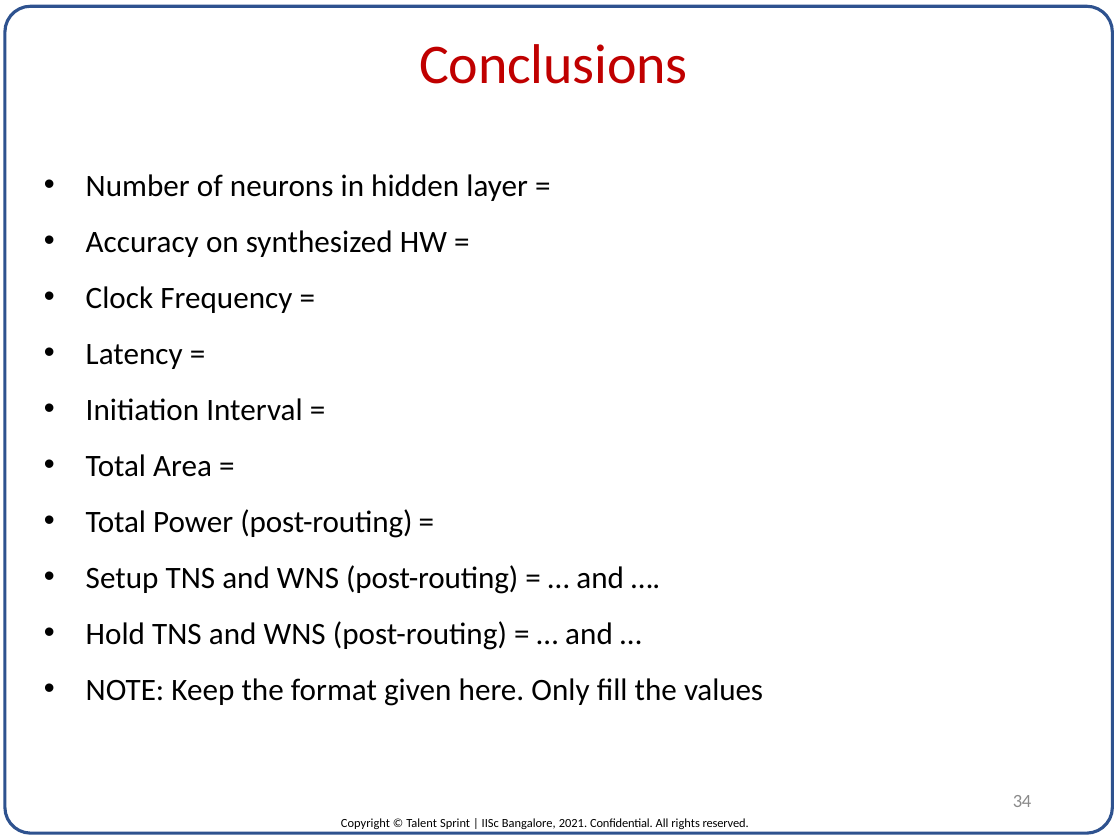
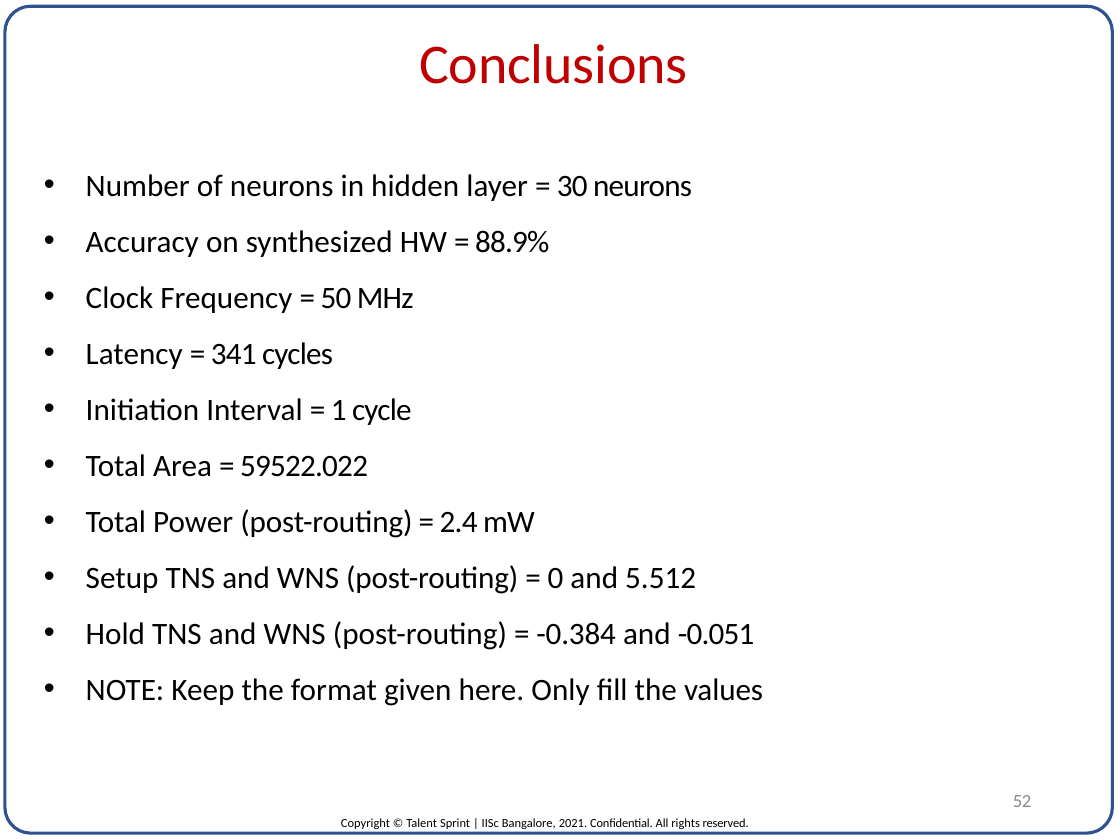
Before and after one commit to ImDanielMarkIsaac/DVLSI_ML_Project, a slide deck: slide 52 of FINAL_FILES/project_template.pptx (slide 34 before the commit). Drawn at 1120x840 pixels with LibreOffice and Linux fonts; fonts in the diff are those of the drawing. Boxes give left, top, right and bottom in pixels: in the first picture for what was removed or moved away, otherwise in the second. Text is boxed around its words. In the diff, an @@ line names an element or a change of style, - is before the commit and + after.

```diff
--- a/FINAL_FILES/project_template.pptx
+++ b/FINAL_FILES/project_template.pptx
@@ text at (86,174,755,650): text changed @@
-• Number of neurons in hidden layer =
-• Accuracy on synthesized HW =
-• Clock Frequency =
-• Latency =
-• Initiation Interval =
-• Total Area =
-• Total Power (post-routing) =
-• Setup TNS and WNS (post-routing) = … and ….
-• Hold TNS and WNS (post-routing) = … and …
+• Number of neurons in hidden layer = 30 neurons
+• Accuracy on synthesized HW = 88.9%
+• Clock Frequency = 50 MHz
+• Latency = 341 cycles
+• Initiation Interval = 1 cycle
+• Total Area = 59522.022
+• Total Power (post-routing) = 2.4 mW
+• Setup TNS and WNS (post-routing) = 0 and 5.512
+• Hold TNS and WNS (post-routing) = -0.384 and -0.051
@@ page number at (1013,795,1031,807): text changed @@
-34
+52
```
Also in this commit, not shown: 25 other slides changed, 18 slides added, 1 other file.
